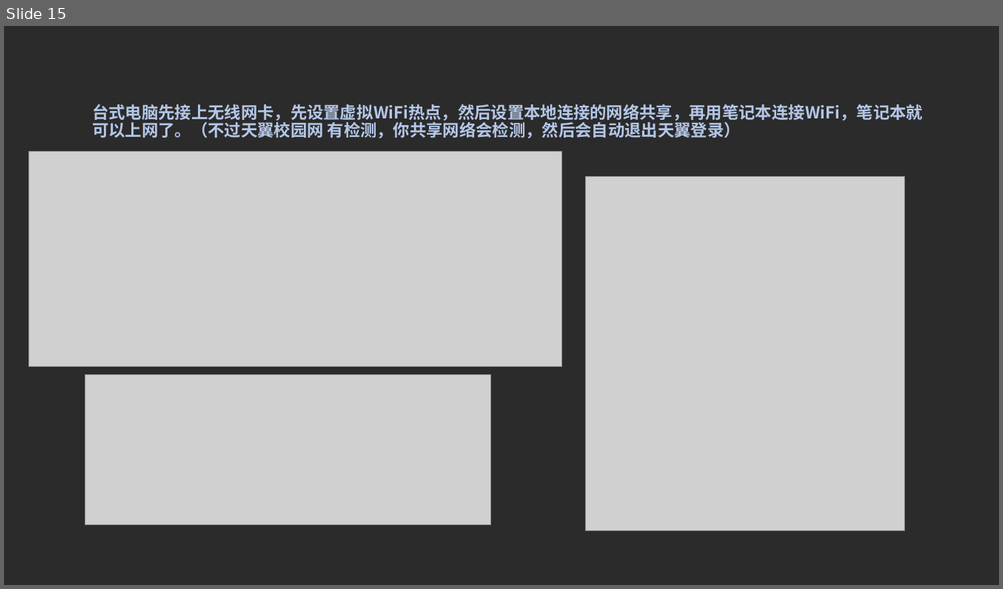
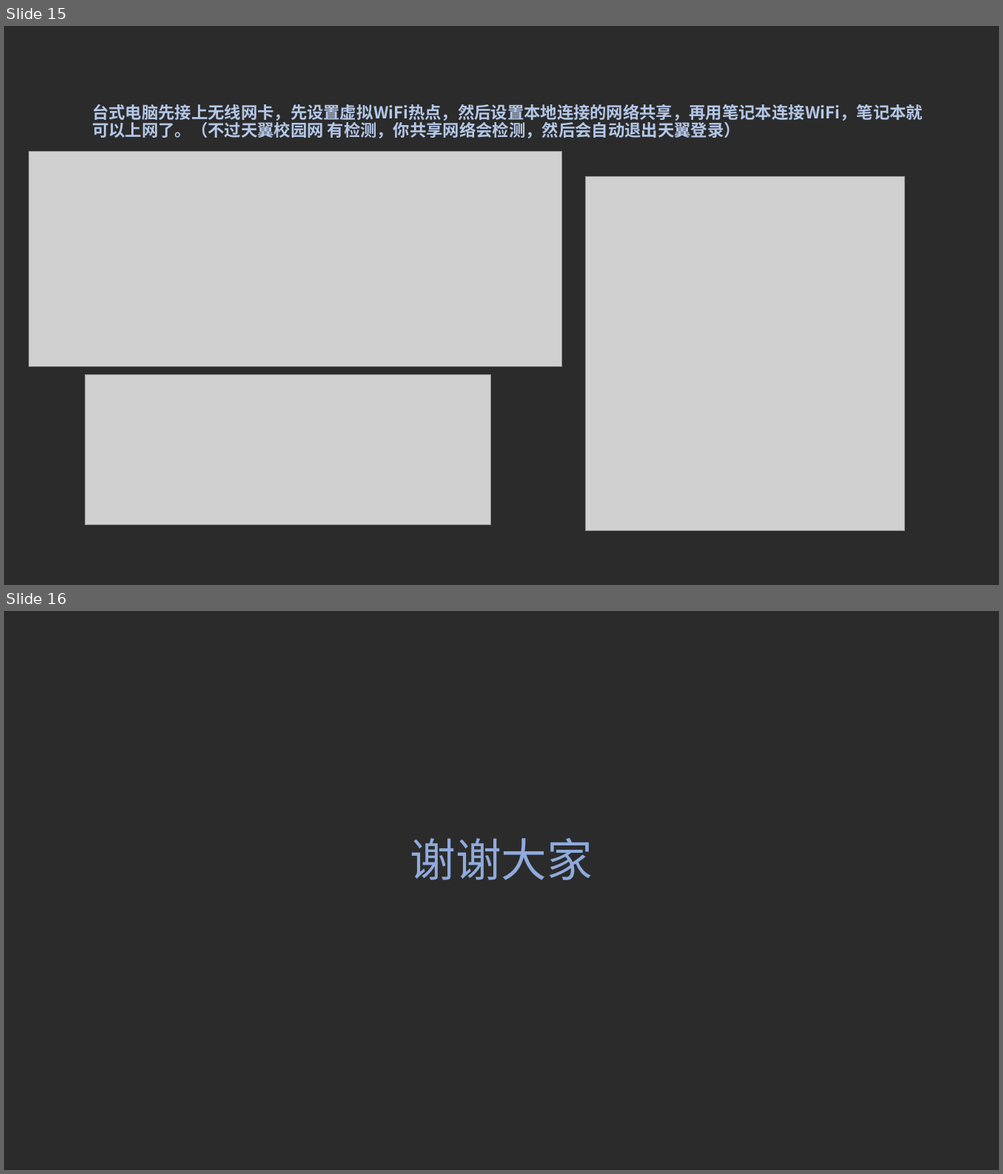
Before and after one commit to lhl1/lhl1.github.io, a slide deck: other/204实验.pptx. Shown one above the other, each under a label of ours: slide 15 before the commit, slides 15 and 16 after it. The pictures are 1003x589 and 1003x1174 pixels, drawn with LibreOffice and Linux fonts; fonts in the diff are those of the drawing; grey boxes stand for pictures; background and template pictures are left out; a plain dark background stands for a picture behind light text. Boxes give left, top, right and bottom in pixels: in the first picture for what was removed or moved away, otherwise in the second. Text is boxed around its words. In the diff, an @@ line names an element or a change of style, - is before the commit and + after.

```diff
--- a/other/204实验.pptx
+++ b/other/204实验.pptx
@@ slide 16 added at (4, 611, 999, 1170), background picture (left out) @@
@@ text added at (410, 838, 592, 880), 44 pt, text #8FAADC @@
+谢谢大家
```
Also in this commit, not shown: 7 slides changed, 39 other files.
